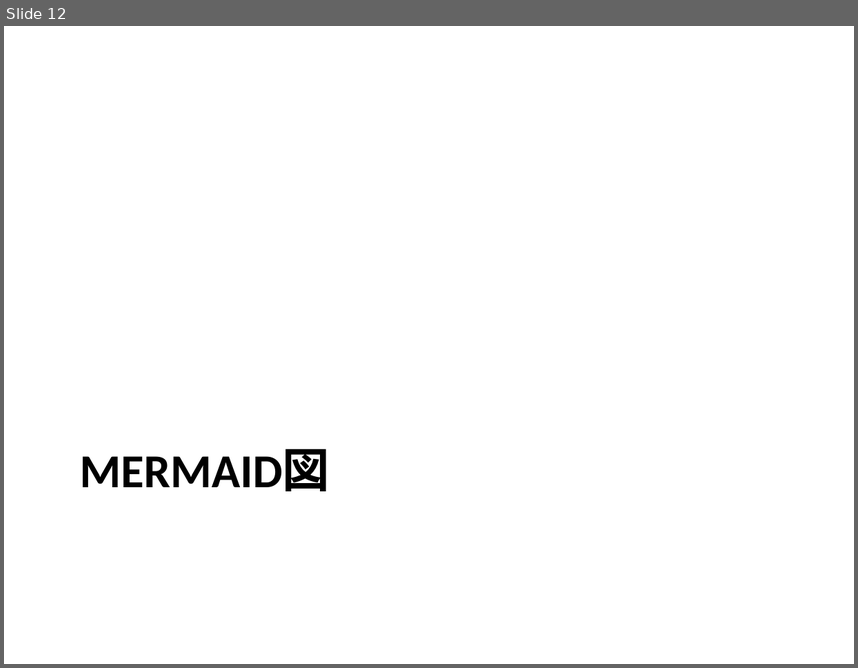
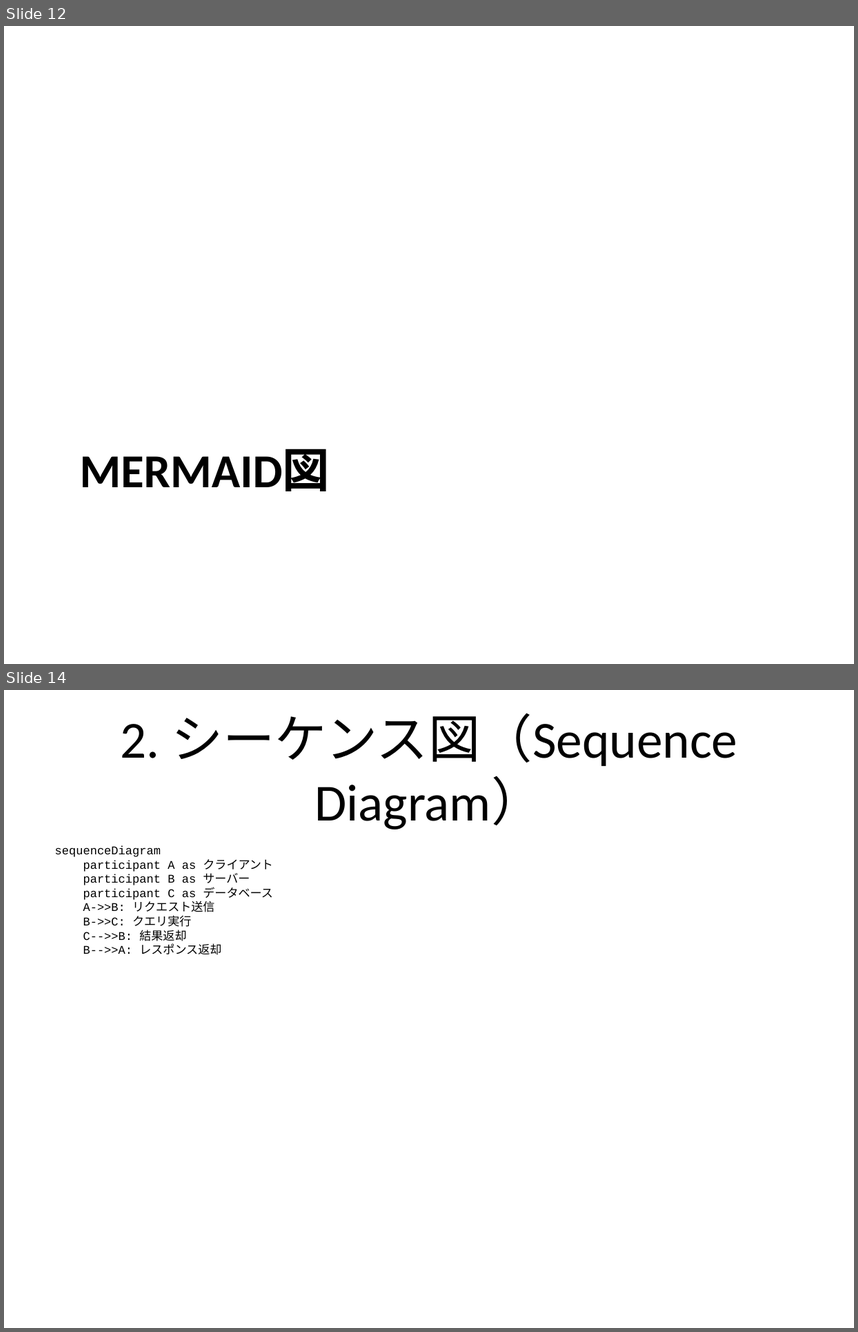
Before and after one commit to notfolder/qmd_to_pptx, a slide deck: demo_full.pptx. Shown one above the other, each under a label of ours: slide 12 before the commit, slides 12 and 14 after it; the slides between them are not shown. The pictures are 858x668 and 858x1332 pixels, drawn with LibreOffice and Linux fonts; fonts in the diff are those of the drawing. Boxes give left, top, right and bottom in pixels: in the first picture for what was removed or moved away, otherwise in the second. Text is boxed around its words. In the diff, an @@ line names an element or a change of style, - is before the commit and + after.

```diff
--- a/demo_full.pptx
+++ b/demo_full.pptx
@@ slide 14 added at [4,690,854,1328], background #FFFFFF @@
@@ title added at [120,713,737,829], 44 pt, text #000000 @@
+2. シーケンス図（Sequence Diagram）
@@ text added at [55,845,273,955], 10 pt, text #000000 @@
+sequenceDiagram
+participant A as クライアント
+participant B as サーバー
+participant C as データベース
+A->>B: リクエスト送信
+B->>C: クエリ実行
+C-->>B: 結果返却
+B-->>A: レスポンス返却
```
Also in this commit, not shown: 3 slides changed, 19 other slides added, 1 slide removed, 1 other file.
